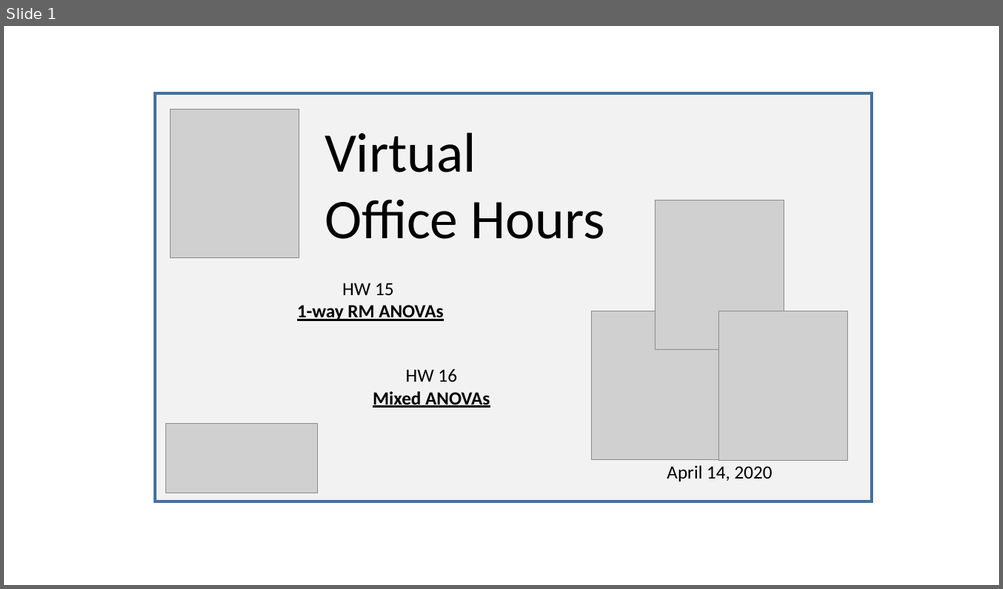
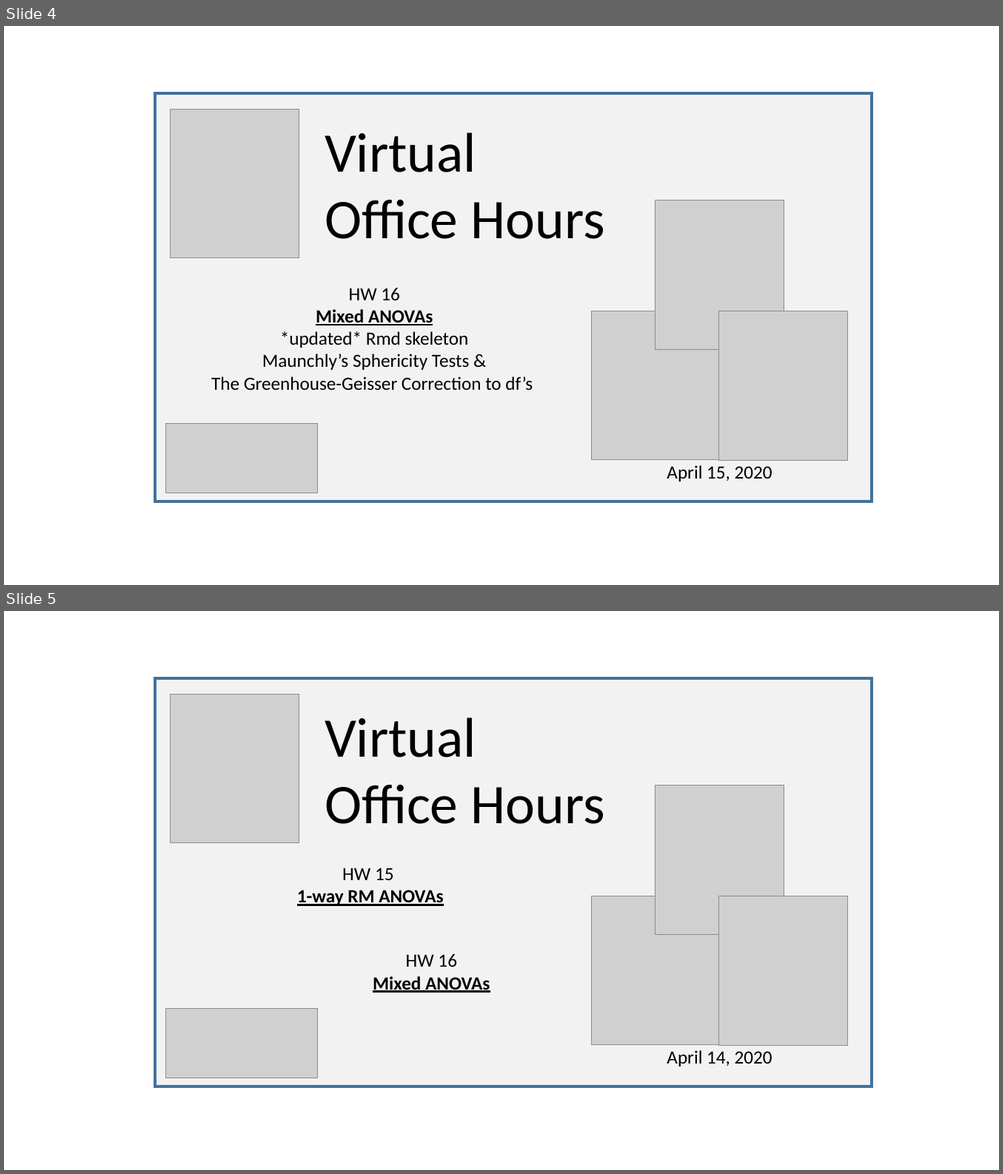
Before and after one commit to SarBearSchwartz/SarBearSchwartz.github.io, a slide deck: static/img/youtube_thumbnails/video_thumbnail_building.pptx. Shown one above the other, each under a label of ours: slide 1 before the commit, slides 4 and 5 after it. The pictures are 1003x589 and 1003x1174 pixels, drawn with LibreOffice and Linux fonts; fonts in the diff are those of the drawing; grey boxes stand for pictures. Boxes give left, top, right and bottom in pixels: in the first picture for what was removed or moved away, otherwise in the second. Text is boxed around its words. In the diff, an @@ line names an element or a change of style, - is before the commit and + after.

```diff
--- a/static/img/youtube_thumbnails/video_thumbnail_building.pptx
+++ b/static/img/youtube_thumbnails/video_thumbnail_building.pptx
@@ slide 4 added at [4, 26, 999, 585], background #FFFFFF @@
@@ rectangle added at [156, 93, 872, 502], fill #F2F2F2, outline #43739E 3 pt @@
@@ picture added at [170, 110, 299, 259] @@
@@ text added at [324, 133, 605, 239], 54 pt, text #000000 @@
+Virtual
+Office Hours
@@ picture added at [655, 201, 785, 350] @@
@@ text added at [211, 288, 532, 390], 18 pt, text #000000 @@
+HW 16
+Mixed ANOVAs
+*updated* Rmd skeleton
+Maunchly’s Sphericity Tests &
+The Greenhouse-Geisser Correction to df’s
@@ picture added at [591, 311, 720, 460] @@
@@ picture added at [719, 312, 848, 461] @@
@@ picture added at [166, 423, 317, 493] @@
@@ text added at [666, 466, 772, 482], 18 pt, text #000000 @@
+April 15, 2020
@@ what was slide 1 is now slide 5 @@
```
Also in this commit, not shown: 3 other slides added, 4 other files.
